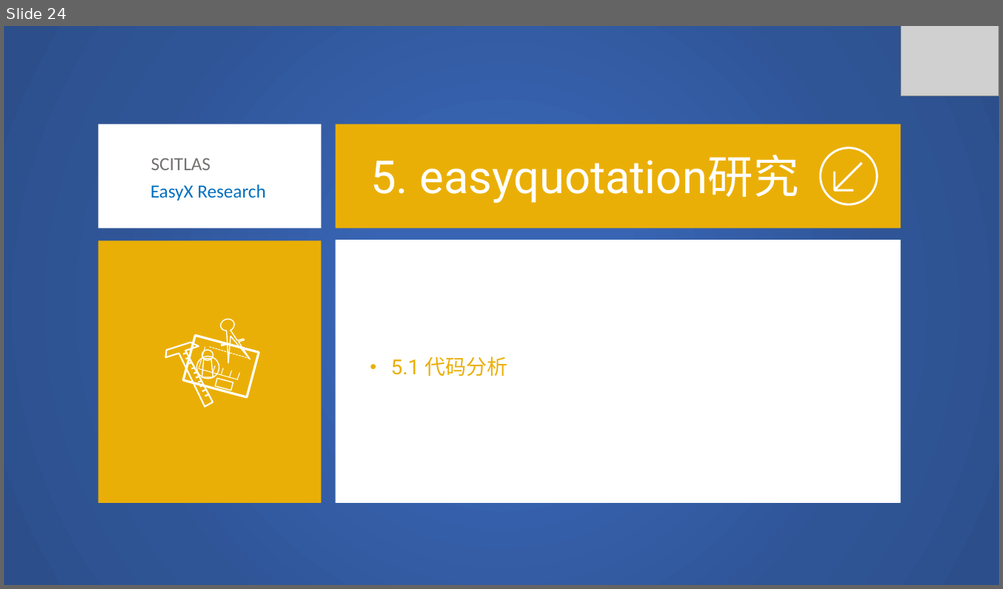
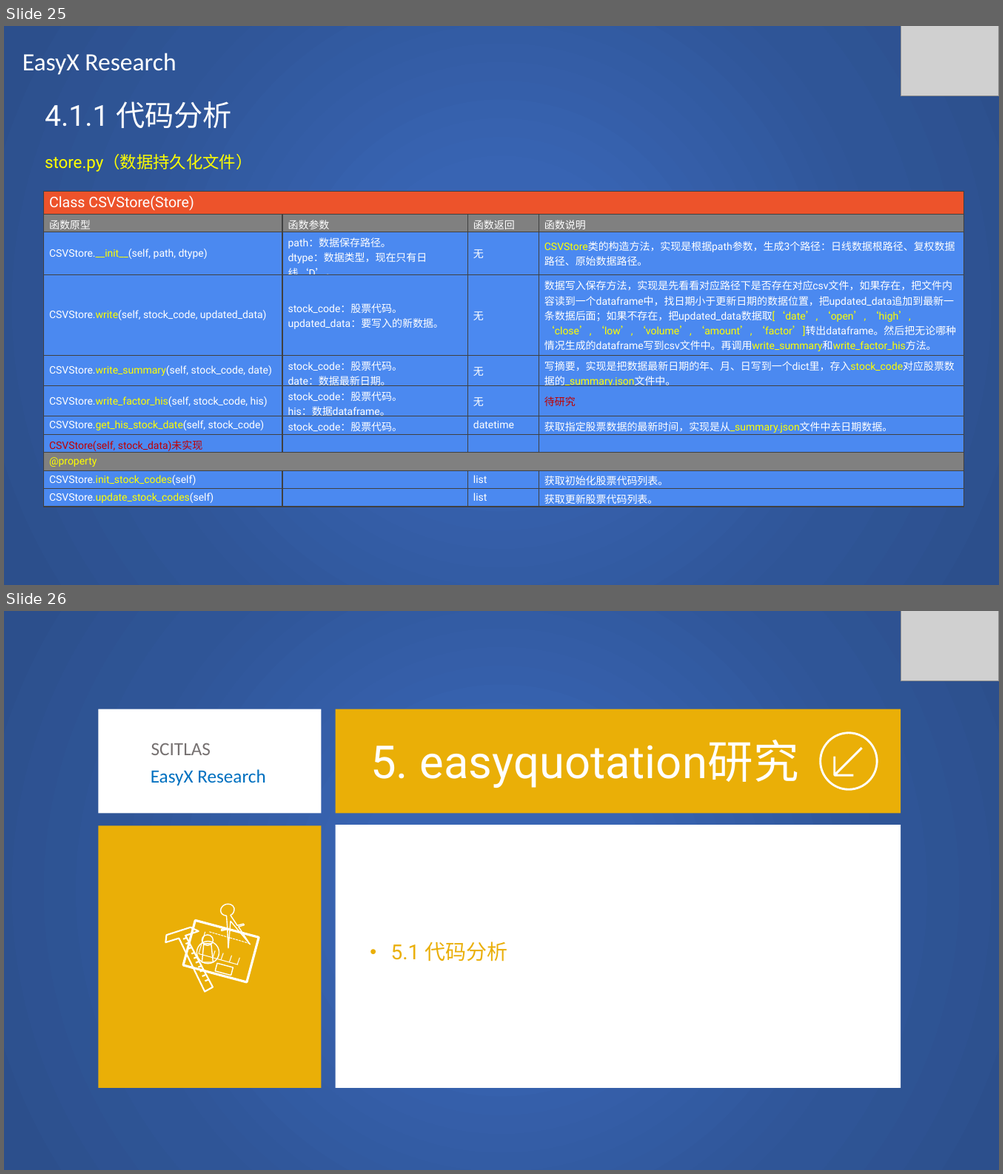
Before and after one commit to SCITLAS/Stellar, a slide deck: Research/easyx_research.pptx. Shown one above the other, each under a label of ours: slide 24 before the commit, slides 25 and 26 after it. The pictures are 1003x589 and 1003x1174 pixels, drawn with LibreOffice and Linux fonts; fonts in the diff are those of the drawing; grey boxes stand for pictures. Boxes give left, top, right and bottom in pixels: in the first picture for what was removed or moved away, otherwise in the second. Text is boxed around its words. In the diff, an @@ line names an element or a change of style, - is before the commit and + after.

```diff
--- a/Research/easyx_research.pptx
+++ b/Research/easyx_research.pptx
@@ slide 25 added at bbox=[4, 26, 999, 585], background #FFFFFF @@
@@ rectangle added at bbox=[4, 26, 999, 585], fill gradient #3864B3 to #2F5597 to #2C4F8C @@
@@ picture added at bbox=[900, 26, 999, 96] @@
@@ text added at bbox=[22, 53, 176, 75], 24 pt, text #FFFFFF @@
+EasyX Research
@@ text added at bbox=[45, 101, 252, 172], 16 pt, text #FFFF00 @@
+4.1.1 代码分析
+store.py（数据持久化文件）
@@ table added at bbox=[43, 192, 964, 507], 11 rows, 4 columns @@
+Class CSVStore(Store) |  |  | 
+函数原型 | 函数参数 | 函数返回 | 函数说明
+CSVStore.__init__(self, path, dtype) | path：数据保存路径。 / dtype：数据类型，现在只有日线‘D’。 | 无 | CSVStore类的构造方法，实现是根据path参数，生成3个路径：日线数据根路径、复权数据路径、原始数据路径。
+CSVStore.write(self, stock_code, updated_data) | stock_code：股票代码。 / updated_data：要写入的新数据。 | 无 | 数据写入保存方法，实现是先看看对应路径下是否存在对应csv文件，如果存在，把文件内容读到一个dataframe中，找日期小于更新日期的数据位置，把updated_data追加到最新一条数据后面；如果不存在，把updated_data数据取[‘date’, ‘open’, ‘high’, ‘close’, ‘low’, ‘volume’, ‘amount’, ‘factor’]转出dataframe。然后把无论哪种情况生成的dataframe写到csv文件中。再调用write_summary和write_factor_his方法。
+CSVStore.write_summary(self, stock_code, date) | stock_code：股票代码。 / date：数据最新日期。 | 无 | 写摘要，实现是把数据最新日期的年、月、日写到一个dict里，存入stock_code对应股票数据的_summary.json文件中。
+CSVStore.write_factor_his(self, stock_code, his) | stock_code：股票代码。 / his：数据dataframe。 | 无 | 待研究
+CSVStore.get_his_stock_date(self, stock_code) | stock_code：股票代码。 | datetime | 获取指定股票数据的最新时间，实现是从_summary.json文件中去日期数据。
+CSVStore(self, stock_data)未实现 |  |  | 
+@property |  |  | 
+CSVStore.init_stock_codes(self) |  | list | 获取初始化股票代码列表。
+CSVStore.update_stock_codes(self) |  | list | 获取更新股票代码列表。
@@ what was slide 24 is now slide 26 @@
```
Also in this commit, not shown: 5 slides changed, 2 other slides added.
